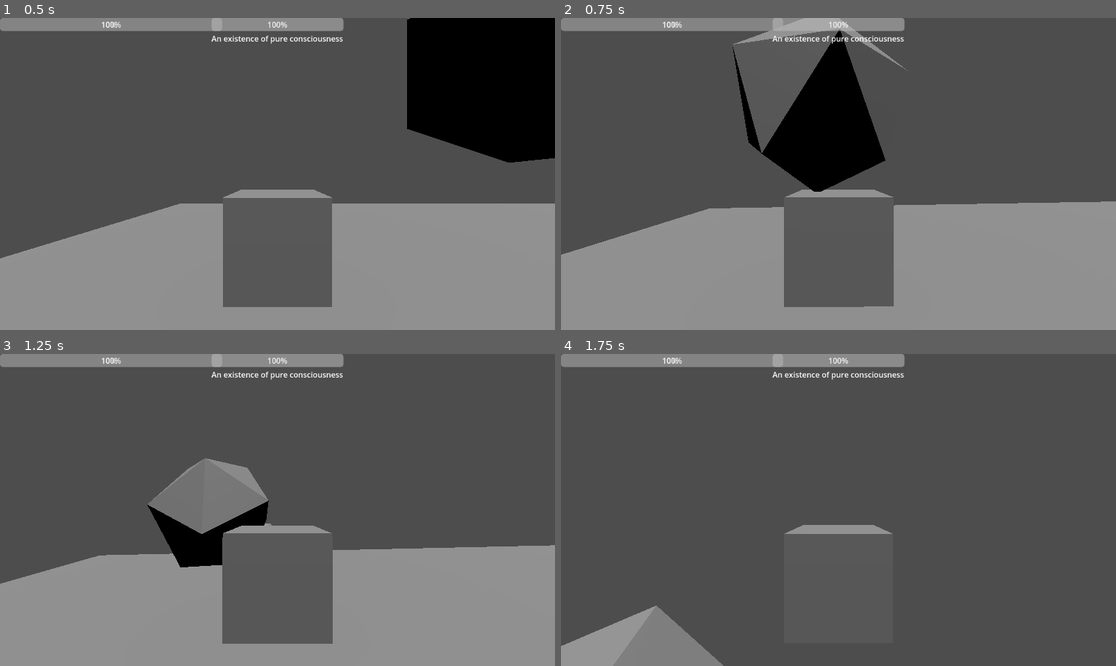
Above: before the commit, frames 1-4 (two rows, left to right).
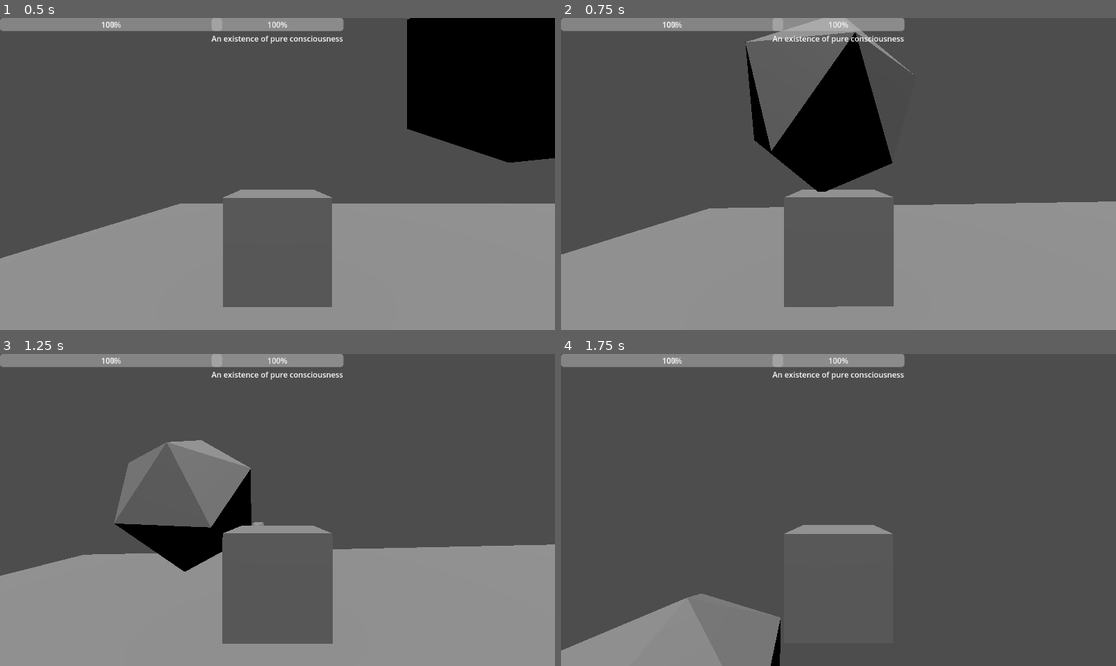
Above: after the commit, the same moments.

Repository: RavenRandomz/cube-extentialis-bossfight
Game: Godot game, scene res://testworld.tscn
Same seed, same stepped clock (60 frames per second), same inputs: the game is played once before the commit and once after it.
Inputs (mouse positions are in pixels of both pictures, inside the frame that each line leads up to):
- Up to frame 1 (0.5 s): no input
- Up to frame 2 (0.75 s): tap Enter at 0.5 s; move the mouse to (866, 174) at 0.52 s; press the mouse at (866, 174) at 0.53 s; hold W (player_forward) from 0.53 s (still down)
- Up to frame 3 (1.25 s): keep holding W (player_forward); tap Space (player_jump) at 0.77 s
- Up to frame 4 (1.75 s): keep holding W (player_forward); move the mouse to (810, 510) at 1.27 s; release the mouse at (810, 510) at 1.28 s; tap Shift at 1.35 s; tap Space (player_jump) at 1.52 s

Frame 1 is identical in both runs. In frame 2, 3.1% of the frame differs, in the area x 0-98%, y 0-93%; in frame 3, 3.6%, in the area x 0-100%, y 27-74%; in frame 4, 3.5%.

Commit message:
Sync player bullet source with camera rotation
More intuitive aiming

Diff:
--- a/character/player.tscn
+++ b/character/player.tscn
@@ -15,7 +15,7 @@
 script = ExtResource("1_tb1br")
 camera = NodePath("OrbitalCamera")
 display = NodePath("PlayerHUD")
-bullet_source = NodePath("CollisionShape3D/MeshInstance3D/BulletSource")
+bullet_source = NodePath("OrbitalCamera/BulletSource")
 input_handler = NodePath("PlayerInputHandler")
 body_handler = NodePath("PlayerBodyHandler")
 
@@ -26,12 +26,12 @@
 mesh = SubResource("BoxMesh_gn7qv")
 skeleton = NodePath("../..")
 
-[node name="BulletSource" type="Node3D" parent="CollisionShape3D/MeshInstance3D"]
-transform = Transform3D(1, 0, 0, 0, 1, 0, 0, 0, 1, 0, 0, 1.28324)
-script = ExtResource("3_dan72")
-
 [node name="OrbitalCamera" parent="." instance=ExtResource("2_iejax")]
 transform = Transform3D(-1, 0, -8.74228e-08, 0, 1, 0, 8.74228e-08, 0, -1, 0, 0.716, 0)
+
+[node name="BulletSource" type="Node3D" parent="OrbitalCamera"]
+transform = Transform3D(-1, 0, 8.74228e-08, 0, 1, 0, -8.74228e-08, 0, -1, 1.12184e-07, -0.716, -1.28324)
+script = ExtResource("3_dan72")
 
 [node name="PlayerInputHandler" type="Node" parent="."]
 script = ExtResource("5_qo7sf")
